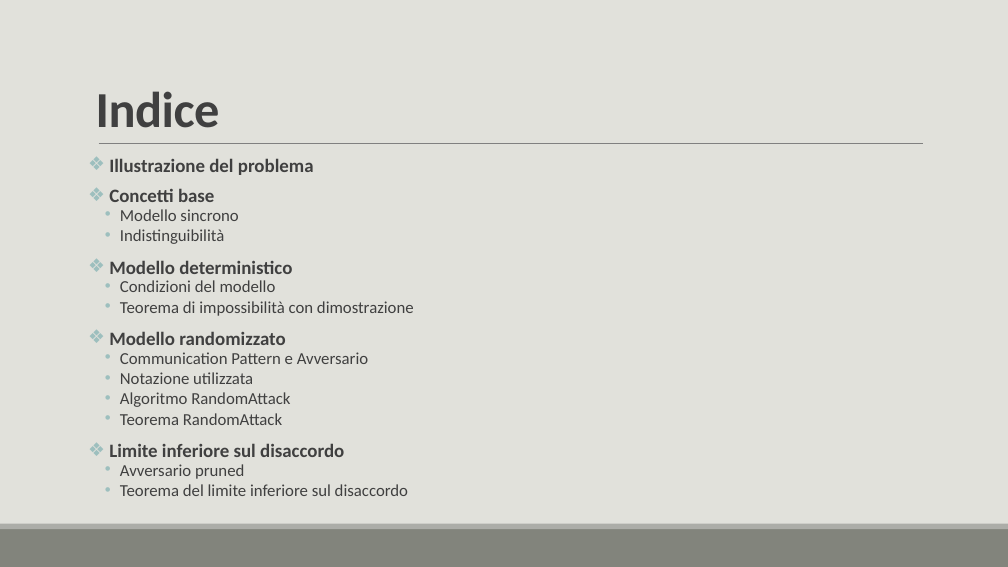
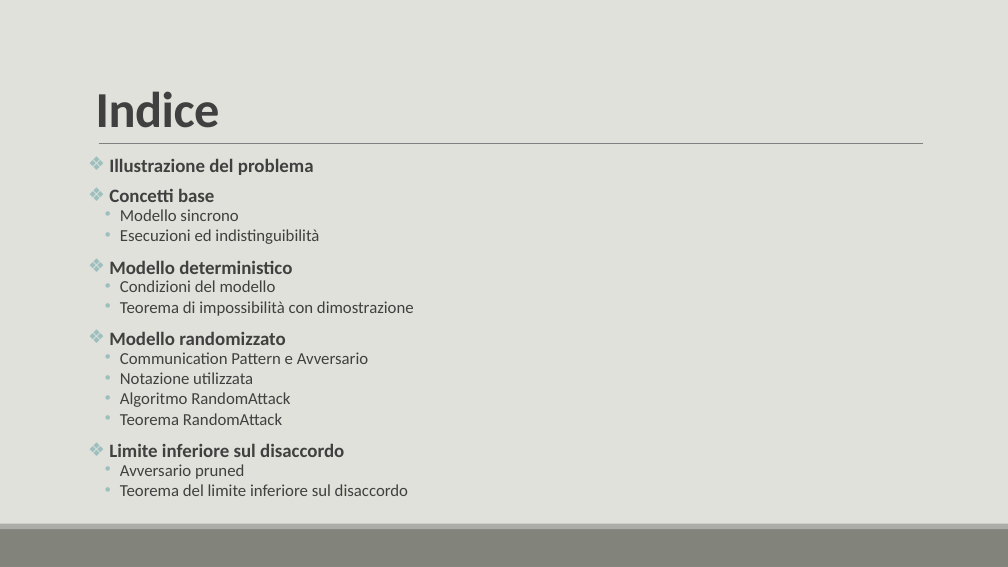
Before and after one commit to lory9894University/mcad, a slide deck: slide 2 of Prensentazione_V2.pptx. Drawn at 1008x567 pixels with LibreOffice and Linux fonts; fonts in the diff are those of the drawing. Boxes give left, top, right and bottom in pixels: in the first picture for what was removed or moved away, otherwise in the second. Text is boxed around its words. In the diff, an @@ line names an element or a change of style, - is before the commit and + after.

```diff
--- a/Prensentazione_V2.pptx
+++ b/Prensentazione_V2.pptx
@@ text at box(120, 229, 319, 244): text changed @@
-  • Indistinguibilità
+  • Esecuzioni ed indistinguibilità
```
Also in this commit, not shown: 4 other slides changed, 1 other file.
